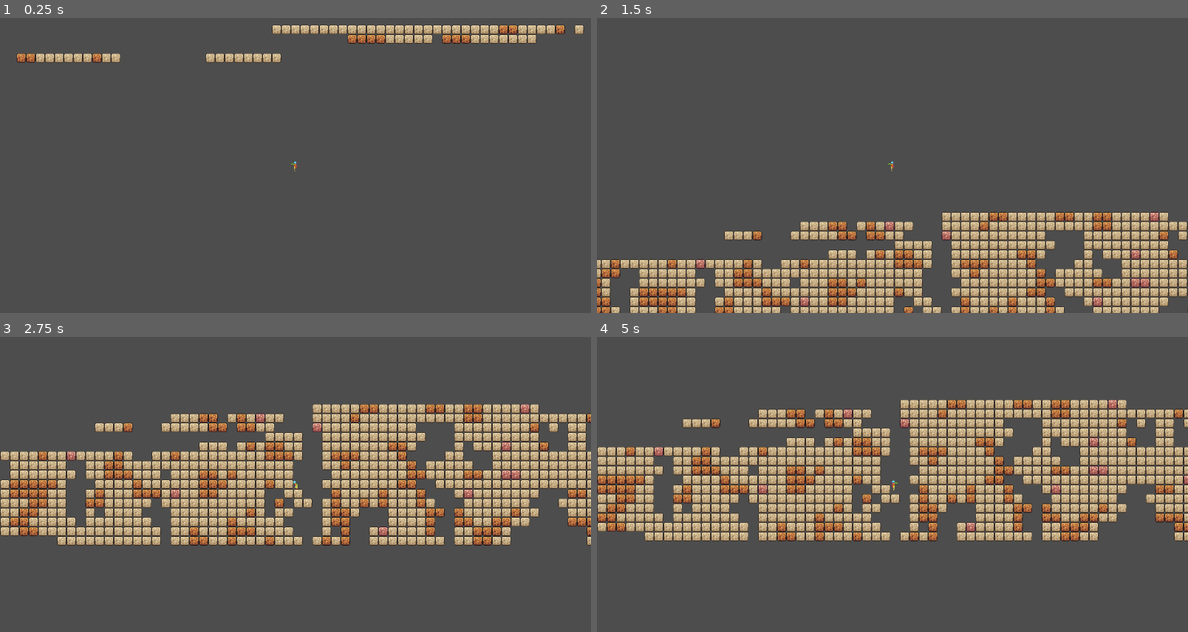
Above: before the commit, frames 1-4 (two rows, left to right).
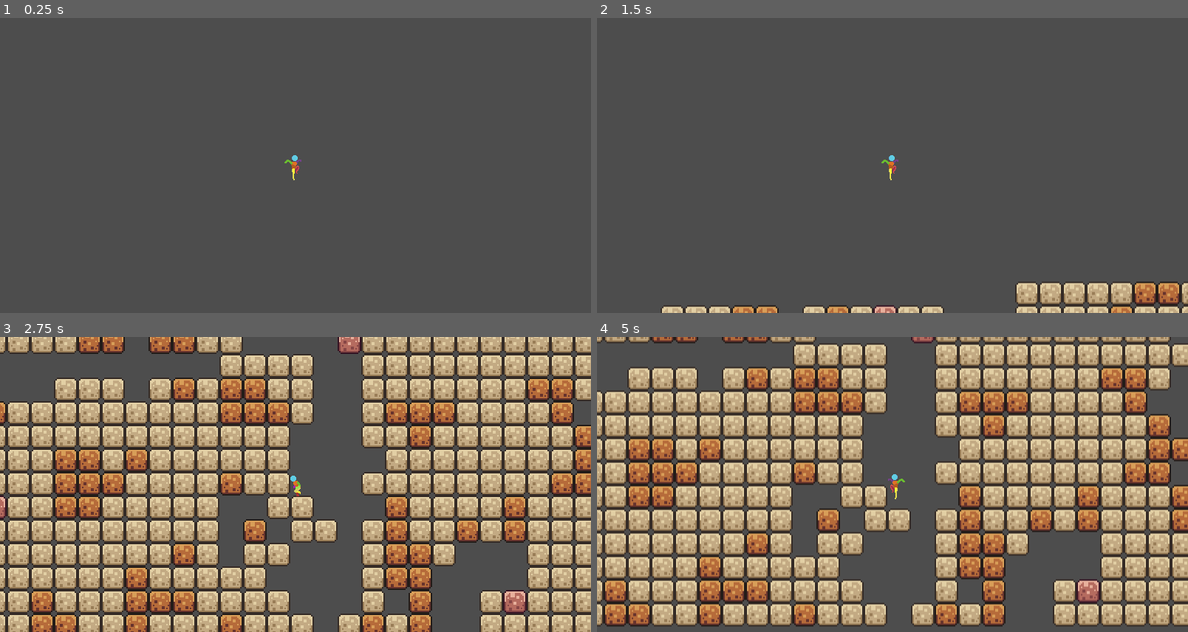
Above: after the commit, the same moments.

Repository: DseaKu/sky-miner
Game: Godot game, scene res://levels/world.tscn
Two runs of this game, one before a commit and one after it. Both use one fixed random seed, a clock stepped at 60 frames per second and the inputs below.
Inputs (mouse positions are in pixels of both pictures, inside the frame that each line leads up to):
- Up to frame 1 (0.25 s): no input
- Up to frame 2 (1.5 s): move the mouse to (1022, 150) at 0.52 s; press the mouse at (1022, 150) at 0.53 s; hold Right (right) from 0.53 s (still down); tap Space (jump) at 0.77 s; tap Enter at 1.25 s; move the mouse to (774, 180) at 1.27 s; release the mouse at (774, 180) at 1.28 s; click (774, 180) at 1.35 s
- Up to frame 3 (2.75 s): tap Space (jump) at 1.52 s; move the mouse to (354, 419) at 2.02 s; release Right (right) at 2.03 s; press the mouse at (354, 419) at 2.03 s; hold A (left) from 2.03 s (still down)
- Up to frame 4 (5 s): move the mouse to (862, 543) at 2.77 s; release A (left) at 2.78 s; release the mouse at (862, 543) at 2.78 s; hold Right (right) 2.78-4.28 s; click (862, 543) at 2.85 s; tap Space (jump) at 3.02, 3.77, 4.25, 4.52 s; move the mouse to (1069, 528) at 3.52 s; press the mouse at (1069, 528) at 3.53 s; move the mouse to (715, 440) at 4.27 s; release the mouse at (715, 440) at 4.28 s; hold A (left) from 4.28 s (still down); click (715, 440) at 4.35 s

The runs differ from the first frame. In frame 1, 3.4% of the frame differs, in the area x 2-99%, y 2-55%; in frame 2, 22%; in frame 3, 76%, in the area x 0-100%, y 0-100%; in frame 4, 75%.

Commit message:
Improve isle system

Diff:
--- a/entities/player/player.tscn
+++ b/entities/player/player.tscn
@@ -414,6 +414,7 @@
 }
 
 [node name="Camera2D" type="Camera2D" parent="."]
+zoom = Vector2(2.5, 2.5)
 
 [node name="StateMachine" type="Node" parent="." node_paths=PackedStringArray("initial_state")]
 script = ExtResource("4_state_machine")
